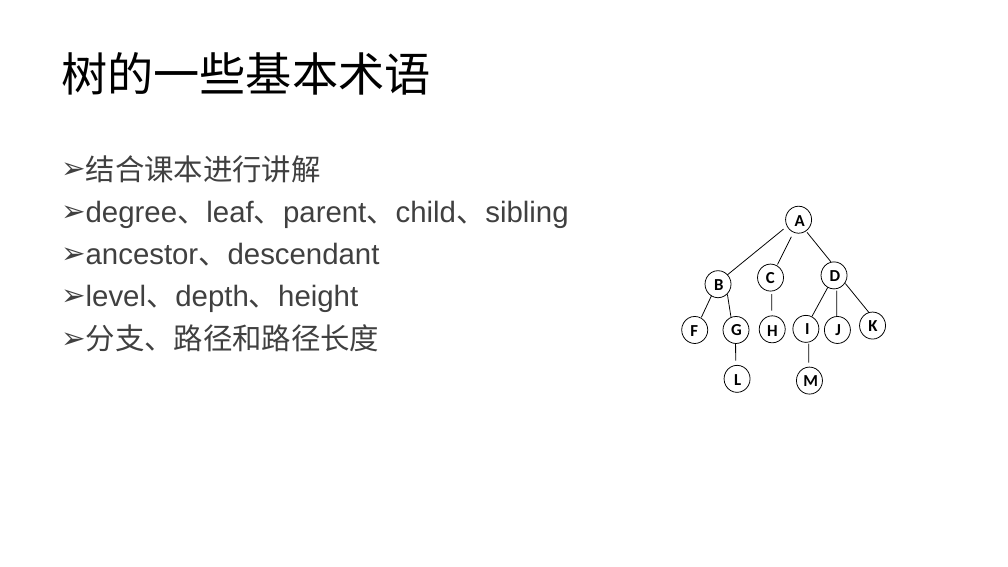
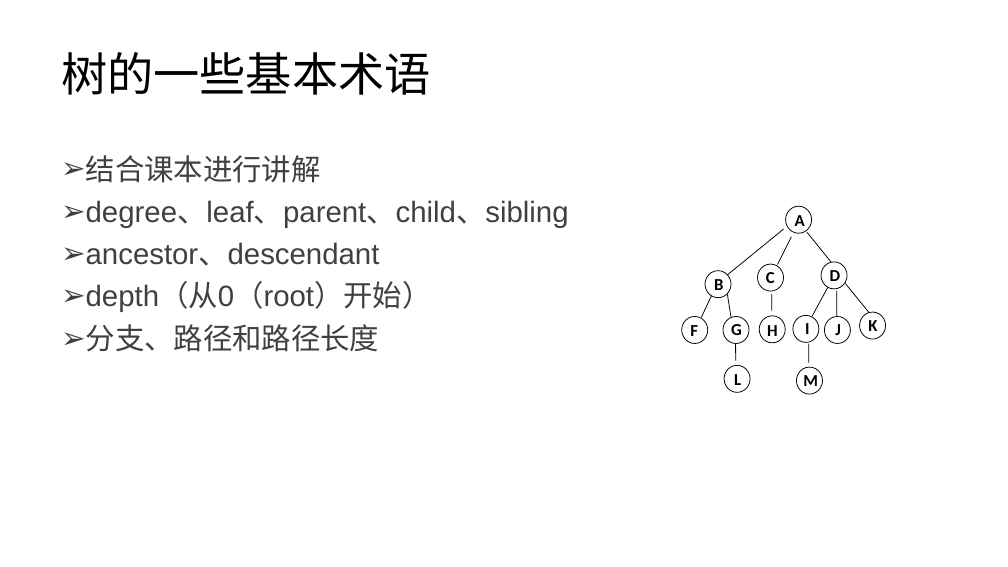
Before and after one commit to lezhang-thu/data-structure, a slide deck: slide 5 of 2022秋季-数据结构-第4章-树a.pptx. Drawn at 1008x567 pixels with LibreOffice and Linux fonts; fonts in the diff are those of the drawing. Boxes give left, top, right and bottom in pixels: in the first picture for what was removed or moved away, otherwise in the second. Text is boxed around its words. In the diff, an @@ line names an element or a change of style, - is before the commit and + after.

```diff
--- a/2022秋季-数据结构-第4章-树a.pptx
+++ b/2022秋季-数据结构-第4章-树a.pptx
@@ text at [86,283,432,312]: text changed @@
-➢ level、depth、height
+➢ depth（从0（root）开始）
```
Also in this commit, not shown: 2 other slides changed, 2 other files.
